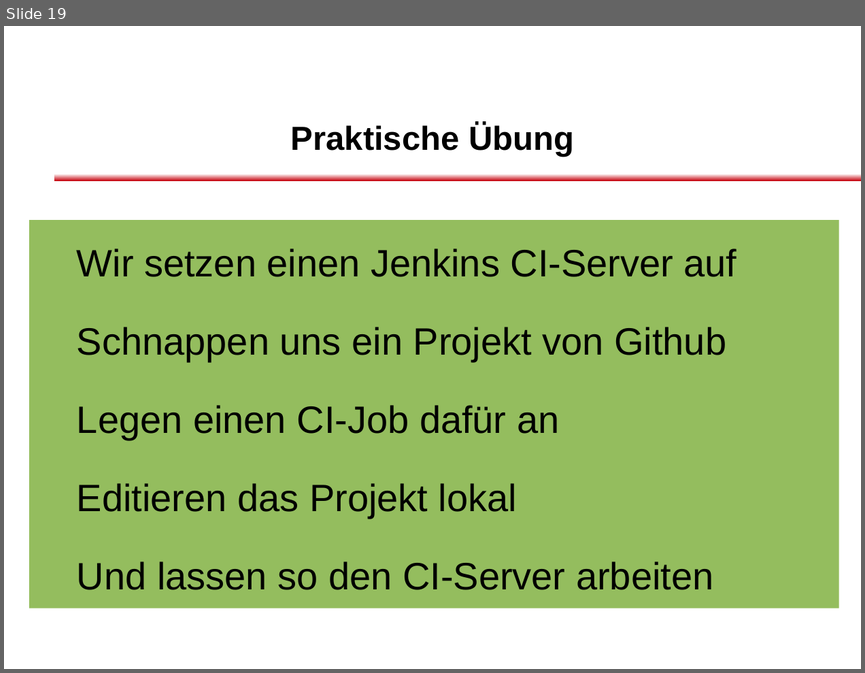
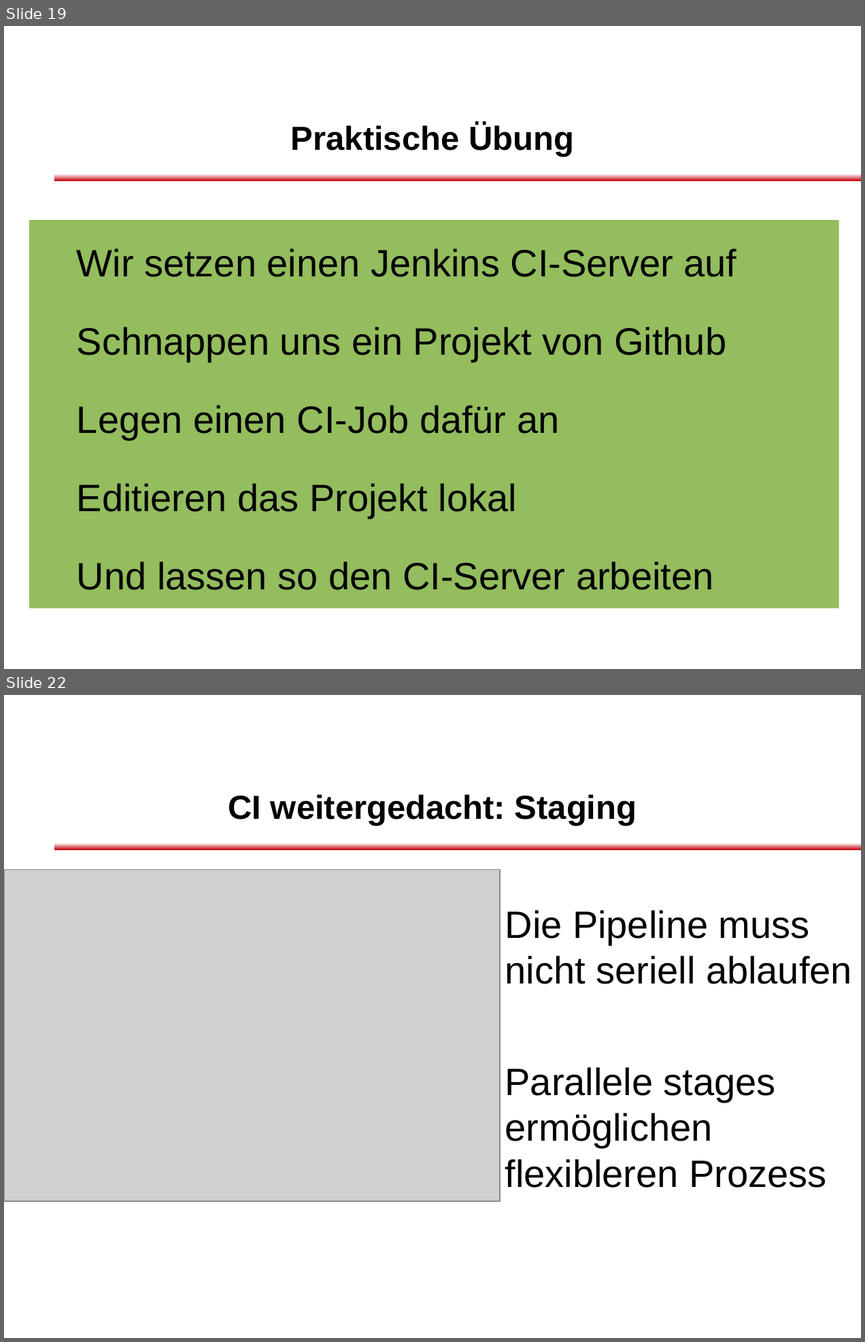
Before and after one commit to dlindner/vorlesung-se2-dhbw, a slide deck: added_2012/Continuous Integration.odp. Shown one above the other, each under a label of ours: slide 19 before the commit, slides 19 and 22 after it; the slides between them are not shown. The pictures are 865x673 and 865x1342 pixels, drawn with LibreOffice and Linux fonts; fonts in the diff are those of the drawing; grey boxes stand for pictures; background and template pictures are left out. Boxes give left, top, right and bottom in pixels: in the first picture for what was removed or moved away, otherwise in the second. Text is boxed around its words. In the diff, an @@ line names an element or a change of style, - is before the commit and + after.

Commit message:
Folien überarbeitet Staging-Folien eingebaut Fehlende Grafik eingefügt

```diff
--- a/added_2012/Continuous Integration.odp
+++ b/added_2012/Continuous Integration.odp
@@ slide 22 added at <box>4,695,861,1338</box>, background #FFFFFF; not listed: 1 template element that a slide beside it also shows @@
@@ title added at <box>228,794,636,826</box>, 28 pt, text #000000, bold @@
+CI weitergedacht: Staging
@@ picture added at <box>4,869,500,1200</box> @@
@@ text added at <box>505,910,852,1187</box>, 32 pt, text #000000 @@
+Die Pipeline muss nicht seriell ablaufen
+Parallele stages ermöglichen flexibleren Prozess
@@ text added at <box>54,1179,671,1209</box>, 24 pt, text #FFFFFF, bold @@
+Vortragstitel in Verdana 24 fett, weiss
```
Also in this commit, not shown: 8 slides changed, 2 other slides added.
